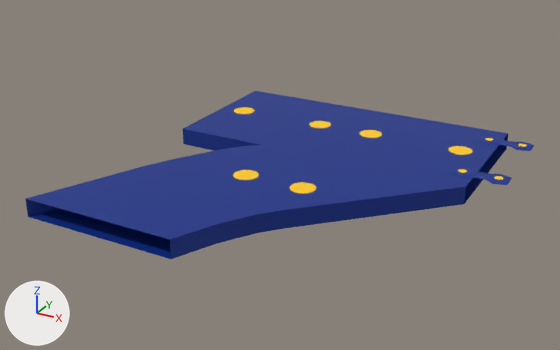
One commit to the FBX model Assets/Art/Track/pre vis/PV_Fork.fbx: the scene before it, then after it.
Rendered twice from a 50 mm camera at (36.6, -110.3, 45.6) aimed at (-14.2, -18.0, -0.6). Lighting does not change. The marker at lower left points along +X, +Y and +Z. Where no turn or scale is listed for an object, it has been applied to the vertices.

Objects in the first picture: 'FORK', 'polySurface15'.
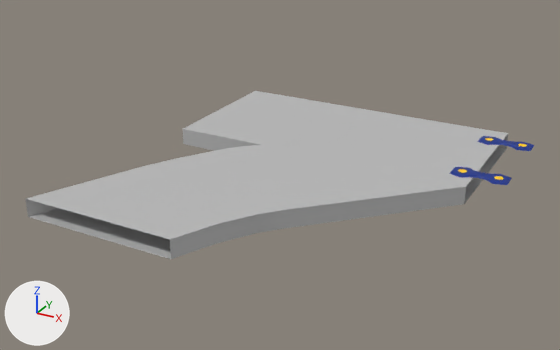
Changed parts and their boxes [x1, y1, x2, y2] in the pictures (560 x 350 px):
'FORK', recoloured (blue to grey): [25, 91, 508, 259] in both

Diff of the bpy script that builds the scene:
```diff
--- a/Assets/Art/Track/pre vis/PV_Fork.fbx.py
+++ b/Assets/Art/Track/pre vis/PV_Fork.fbx.py
@@ mat_lambert2 @@
+mat_lambert2 = principled_material('lambert2')
+mat_lambert2.base_color = (0.5, 0.5, 0.5)  # grey #bcbcbc
@@ me_mesh @@
 me_mesh.from_pydata(...)  # 82 vertices, 72 faces; spans x -38.8..11.8, y -44.3..11.9, z -1.9..0.9
-me_mesh.materials.append(mat_lambert126)  # picture img_clips_lambert85_basemap_png
+me_mesh.materials.append(mat_lambert2)  # grey #bcbcbc
```
